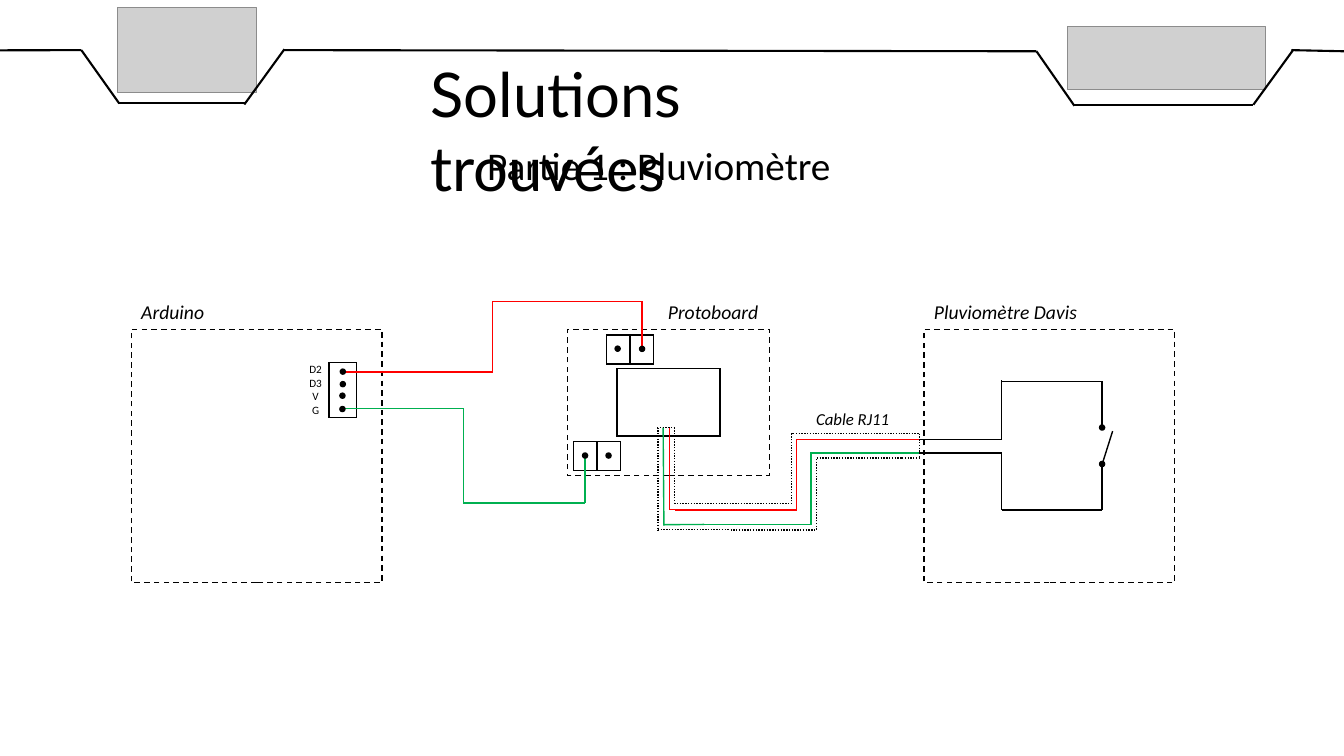
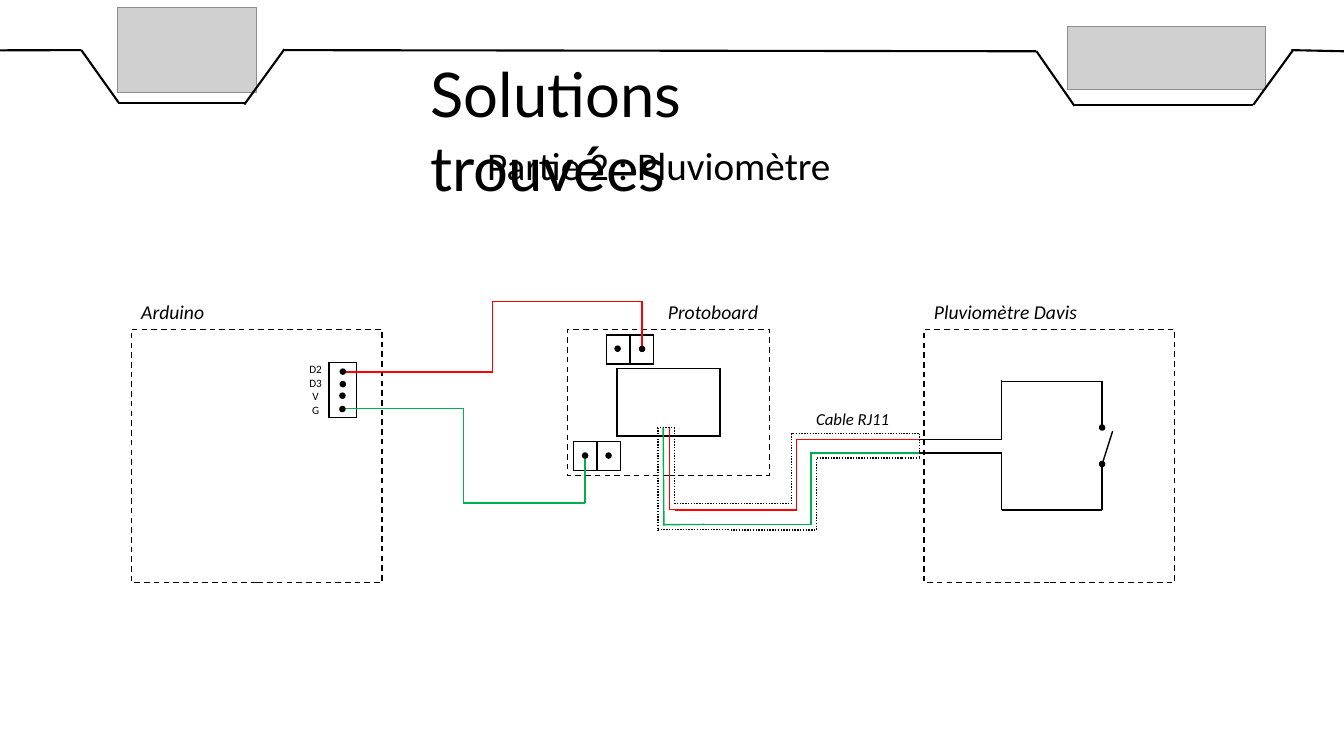
Before and after one commit to DylanChe/SupervisionSerre, a slide deck: slide 11 of oral_projet/revue_2/diaporama_revue_2_dylan.pptx. Drawn at 1344x756 pixels with LibreOffice and Linux fonts; fonts in the diff are those of the drawing; grey boxes stand for pictures. Boxes give left, top, right and bottom in pixels: in the first picture for what was removed or moved away, otherwise in the second. Text is boxed around its words. In the diff, an @@ line names an element or a change of style, - is before the commit and + after.

```diff
--- a/oral_projet/revue_2/diaporama_revue_2_dylan.pptx
+++ b/oral_projet/revue_2/diaporama_revue_2_dylan.pptx
@@ text at <box>487,147,830,190</box>: text changed @@
-Partie 1 : Pluviomètre
+Partie 2 : Pluviomètre
```
Also in this commit, not shown: 3 other slides changed, 1 slide added, 1 slide removed, 3 other files.
